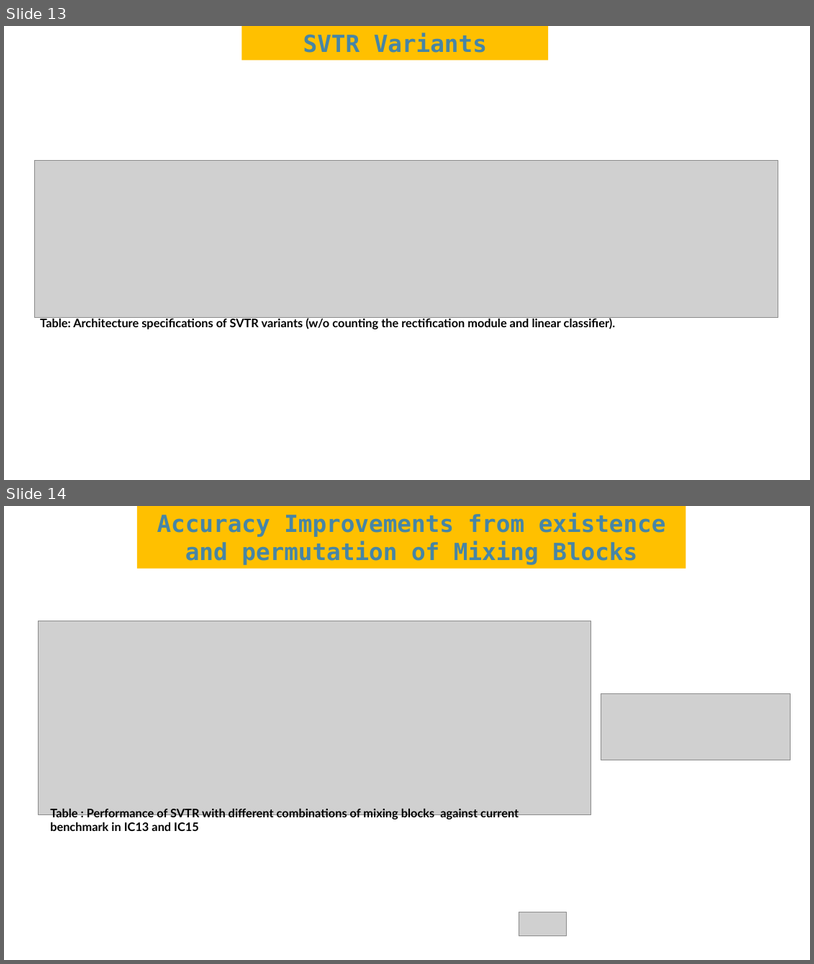
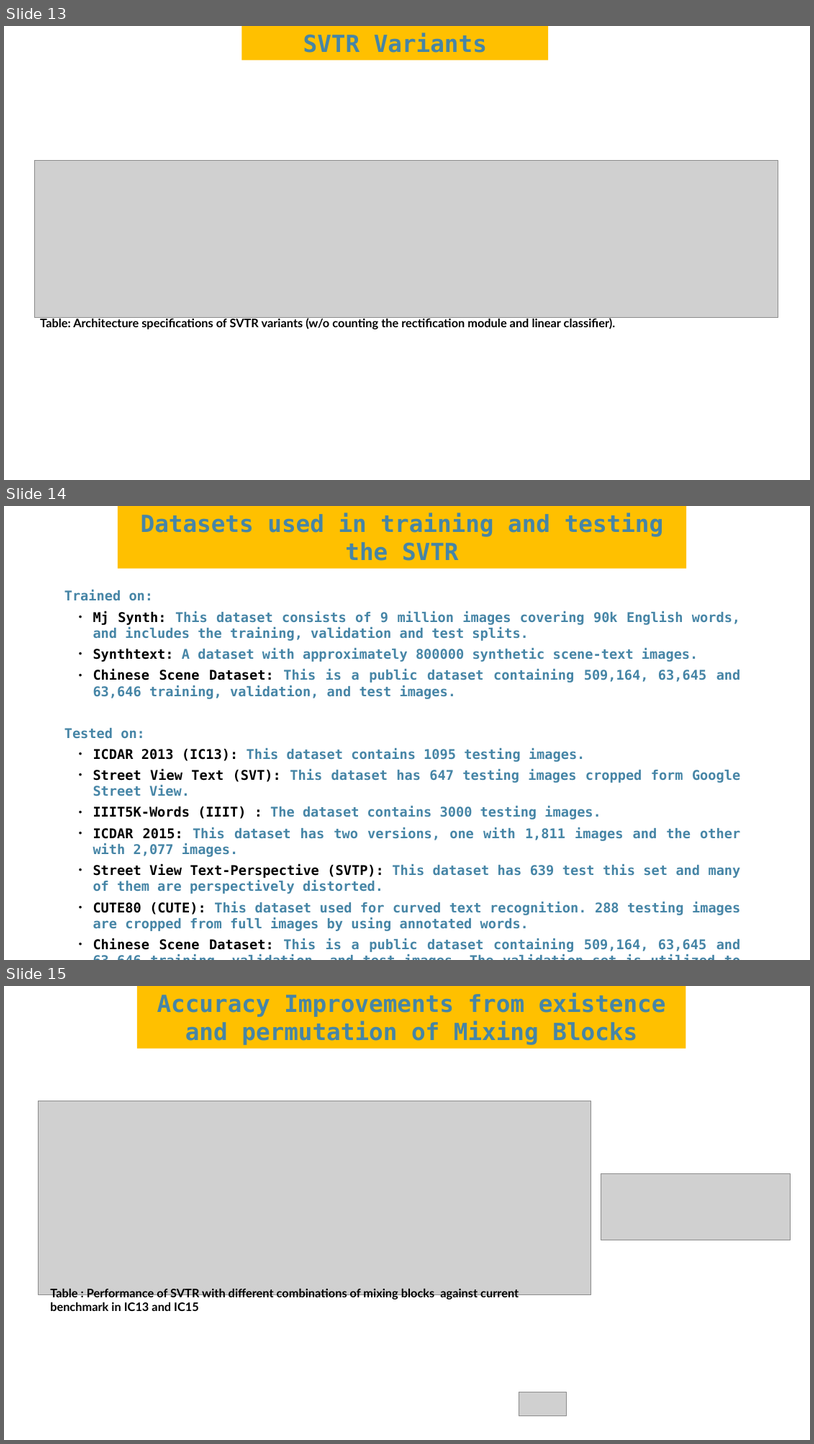
Before and after one commit to raghibnsl/NSL_Training, a slide deck: svtr_ppt/draft_.odp. Shown one above the other, each under a label of ours: slides 13 and 14 before the commit, slides 13, 14 and 15 after it. The pictures are 814x964 and 814x1444 pixels, drawn with LibreOffice and Linux fonts; fonts in the diff are those of the drawing; grey boxes stand for pictures. Boxes give left, top, right and bottom in pixels: in the first picture for what was removed or moved away, otherwise in the second. Text is boxed around its words. In the diff, an @@ line names an element or a change of style, - is before the commit and + after.

```diff
--- a/svtr_ppt/draft_.odp
+++ b/svtr_ppt/draft_.odp
@@ slide 14 added at [4,506,810,960], background #FFFFFF @@
@@ rectangle added at [118,506,687,569], fill #FFC000, 28 pt, text #4685A6, bold @@
+Datasets used in training and testing the SVTR
@@ text added at [64,590,741,952], 16 pt, text #4685A6, bold @@
+Trained on:
+  ● Mj Synth: This dataset consists of 9 million images covering 90k English words, and includes the training, validation and test splits.
+  ● Synthtext: A dataset with approximately 800000 synthetic scene-text images.
+  ● Chinese Scene Dataset: This is a public dataset containing 509,164, 63,645 and 63,646 training, validation, and test images.
+Tested on:
+  ● ICDAR 2013 (IC13): This dataset contains 1095 testing images.
+  ● Street View Text (SVT): This dataset has 647 testing images cropped form Google Street View.
+  ● IIIT5K-Words (IIIT) : The dataset contains 3000 testing images.
+  ● ICDAR 2015: This dataset has two versions, one with 1,811 images and the other with 2,077 images.
+  ● Street View Text-Perspective (SVTP): This dataset has 639 test this set and many of them are perspectively distorted.
+  ● CUTE80 (CUTE): This dataset used for curved text recognition. 288 testing images are cropped from full images by using annotated words.
+  ● Chinese Scene Dataset: This is a public dataset containing 509,164, 63,645 and 63,646 training, validation, and test images. The validation set is utilized to determine the best model, which is then assessed using the test set.
@@ what was slide 14 is now slide 15 @@
```
Also in this commit, not shown: 5 slides changed.
